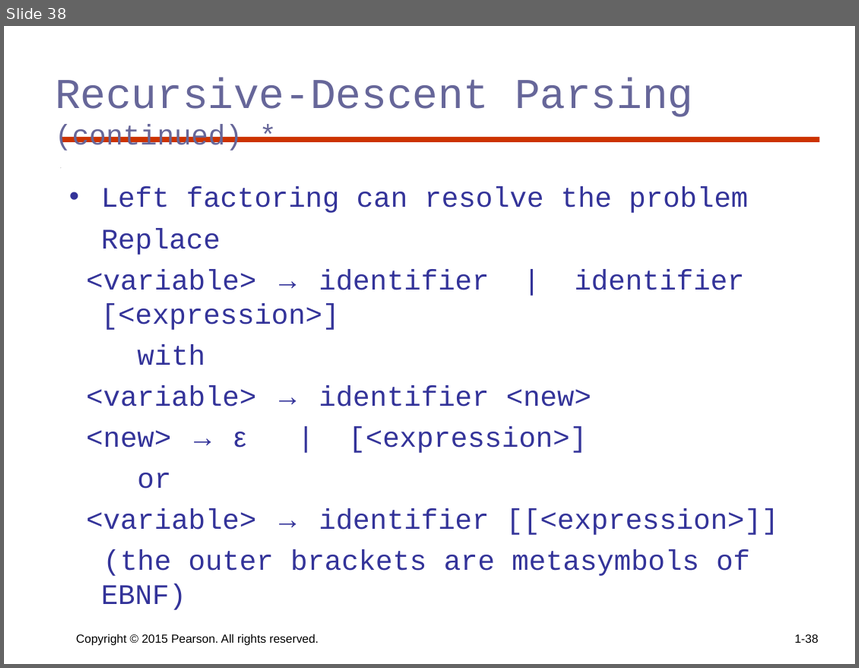
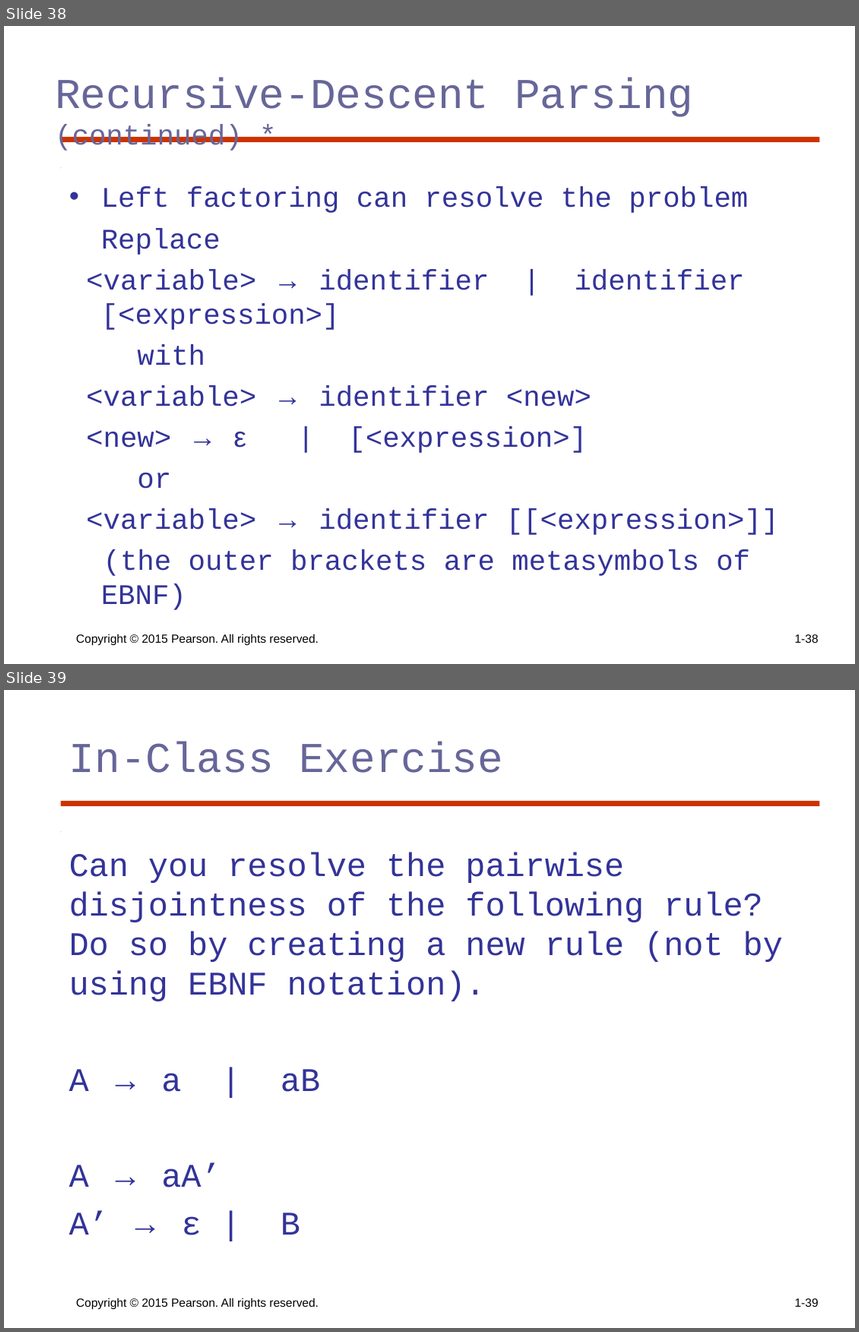
Before and after one commit to Kareithdyce/Auburn-Classes, a slide deck: Programming Language/pl11ch4.ppt. Shown one above the other, each under a label of ours: slide 38 before the commit, slides 38 and 39 after it. The pictures are 859x668 and 859x1332 pixels, drawn with LibreOffice and Linux fonts; fonts in the diff are those of the drawing. Boxes give left, top, right and bottom in pixels: in the first picture for what was removed or moved away, otherwise in the second. Text is boxed around its words. In the diff, an @@ line names an element or a change of style, - is before the commit and + after.

```diff
--- a/Programming Language/pl11ch4.ppt
+++ b/Programming Language/pl11ch4.ppt
@@ slide 39 added at box(4, 690, 855, 1328), background #FFFFFF; not listed: 2 template elements that a slide beside it also shows @@
@@ title added at box(69, 742, 503, 773), 36 pt, text #666699 @@
+In-Class Exercise
@@ text added at box(69, 852, 783, 1236), 28 pt, text #333399 @@
+Can you resolve the pairwise disjointness of the following rule? Do so by creating a new rule (not by using EBNF notation).
+A → a | aB
+A → aA’
+A’ → ε | B
@@ text added at box(76, 1298, 319, 1309), 10 pt, text #000000 @@
+Copyright © 2015 Pearson. All rights reserved.
@@ page number added at box(795, 1299, 819, 1307), 10 pt, text #000000 @@
+1-39
```
Also in this commit, not shown: 4 slides changed, 1 other slide added, 2 slides removed, 5 other files.
